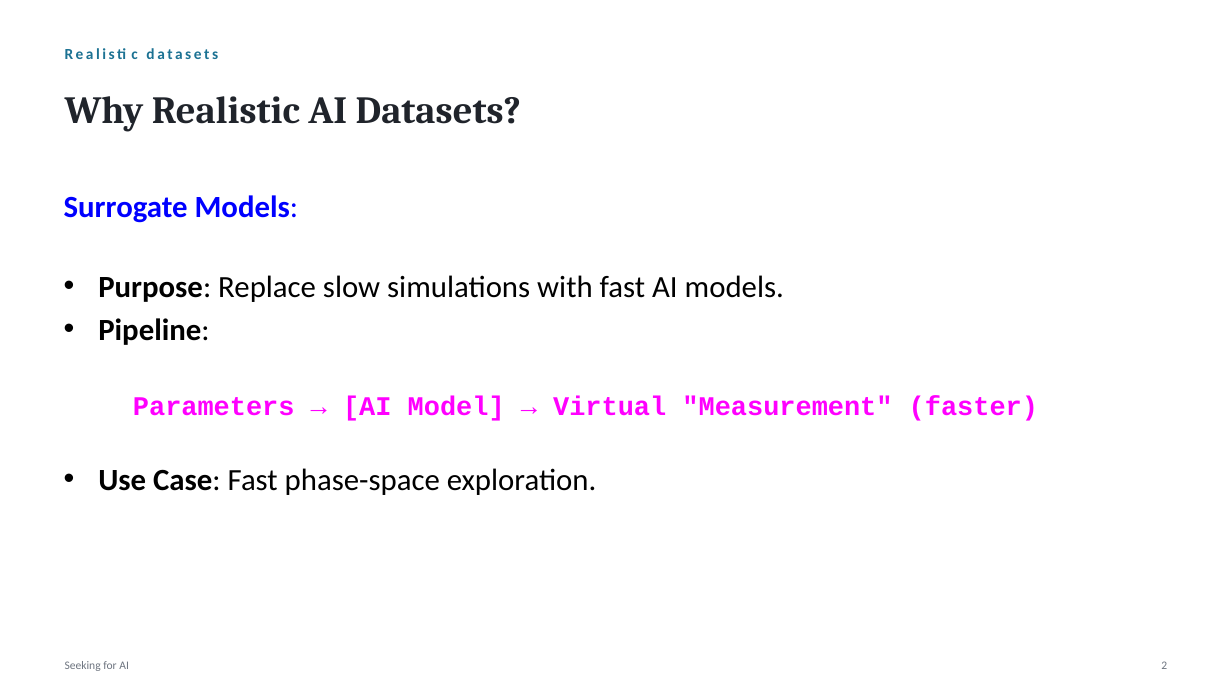
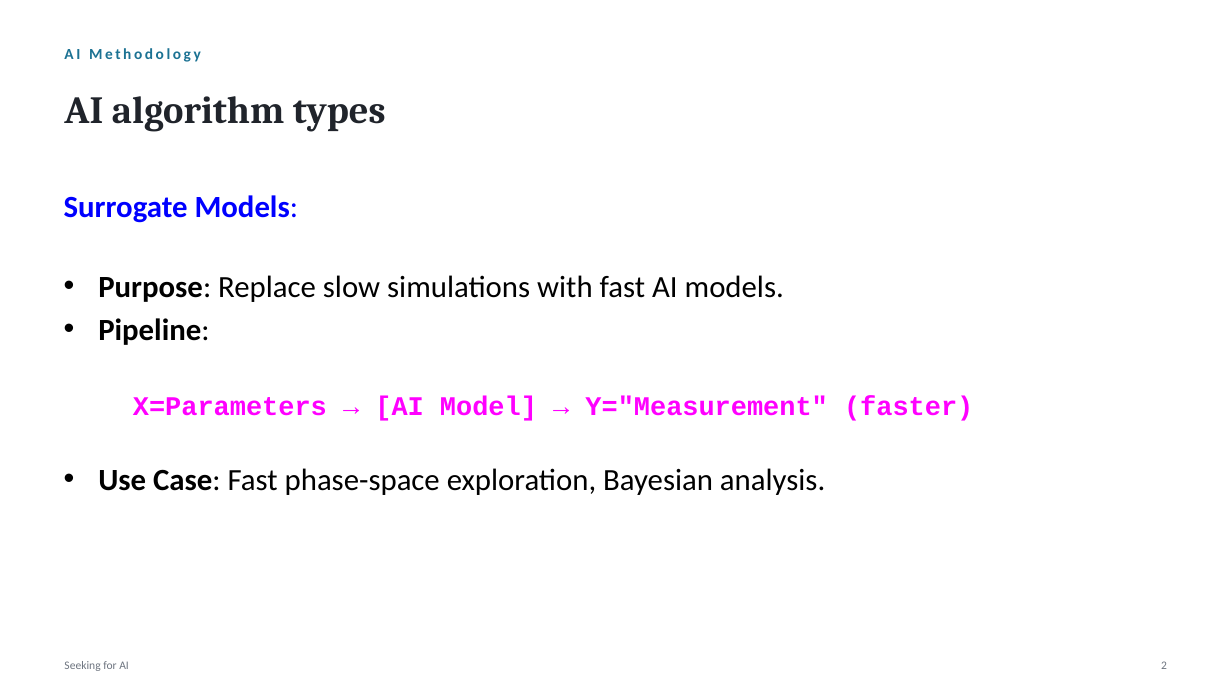
Before and after one commit to mccode-dev/PaNRAID, a slide deck: slide 10 of 21_September_Monday/01_Seeking_for_AI/01_Seeking_for_AI.pptx (slide 9 before the commit). Drawn at 1232x693 pixels with LibreOffice and Linux fonts; fonts in the diff are those of the drawing; background and template pictures are left out. Boxes give left, top, right and bottom in pixels: in the first picture for what was removed or moved away, otherwise in the second. Text is boxed around its words. In the diff, an @@ line names an element or a change of style, - is before the commit and + after.

```diff
--- a/21_September_Monday/01_Seeking_for_AI/01_Seeking_for_AI.pptx
+++ b/21_September_Monday/01_Seeking_for_AI/01_Seeking_for_AI.pptx
@@ text at box(64, 48, 201, 62): text changed @@
-Realistic datasets
+AI Methodology
@@ text at box(64, 96, 386, 132): text changed @@
-Why Realistic AI Datasets?
+AI algorithm types
@@ text at box(98, 396, 973, 495): text changed; size 21 to 24 pt; font Courier New to Calibri; text colour #FF00FF to #000000 @@
-Parameters → [AI Model] → Virtual "Measurement" (faster)
-• Use Case: Fast phase-space exploration.
+X=Parameters → [AI Model] → Y="Measurement" (faster)
+• Use Case: Fast phase-space exploration, Bayesian analysis.
```
Also in this commit, not shown: 9 other slides changed, 1 slide added, 1 slide removed, 3 other files.
